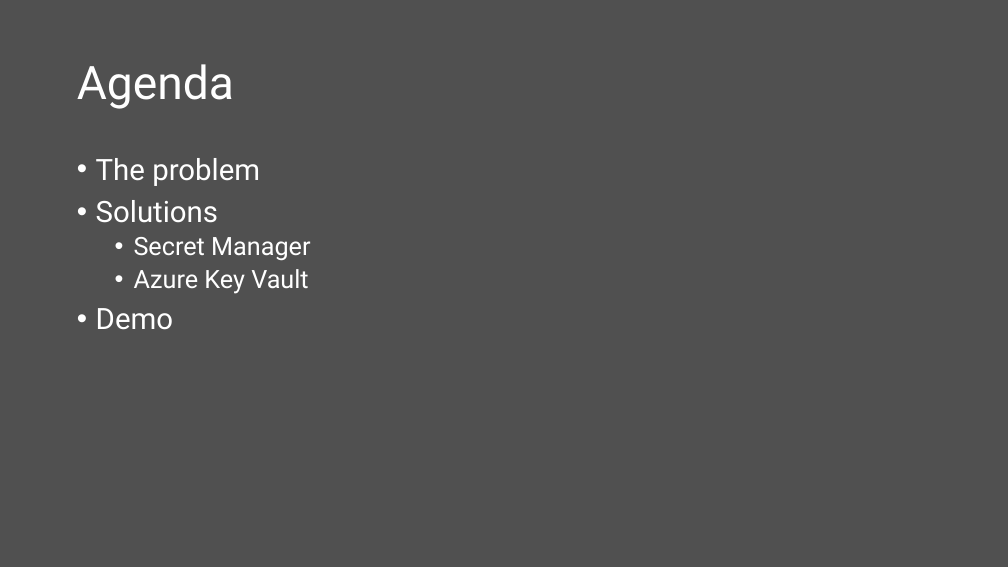
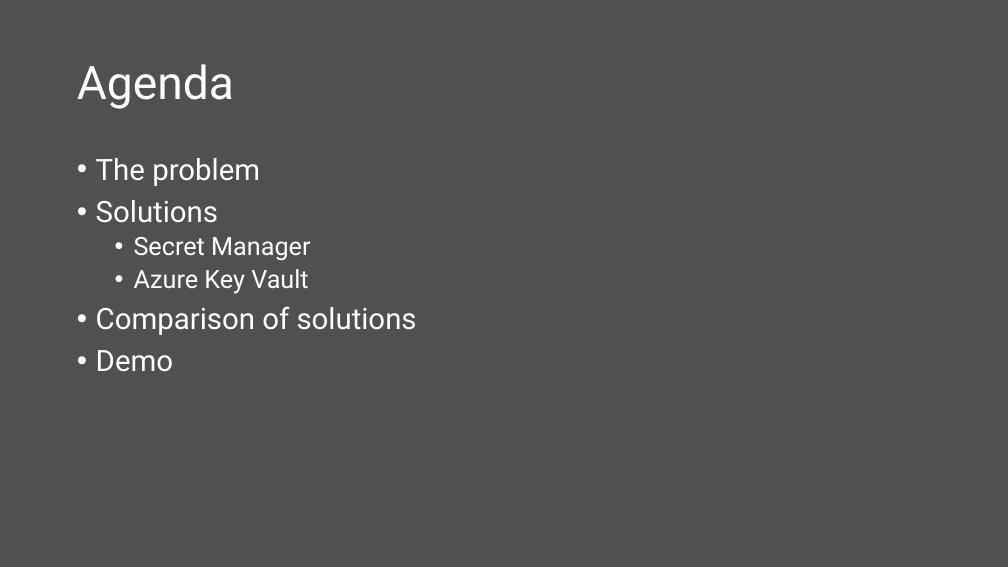
Before and after one commit to scottaddie/slide-decks, a slide deck: slide 2 of Protecting App Secrets.pptx. Drawn at 1008x567 pixels with LibreOffice and Linux fonts; fonts in the diff are those of the drawing. Boxes give left, top, right and bottom in pixels: in the first picture for what was removed or moved away, otherwise in the second. Text is boxed around its words. In the diff, an @@ line names an element or a change of style, - is before the commit and + after.

```diff
--- a/Protecting App Secrets.pptx
+++ b/Protecting App Secrets.pptx
@@ text at <box>96,306,417,335</box>: paragraph added @@
+• Comparison of solutions
```
Also in this commit, not shown: 2 other slides changed.
